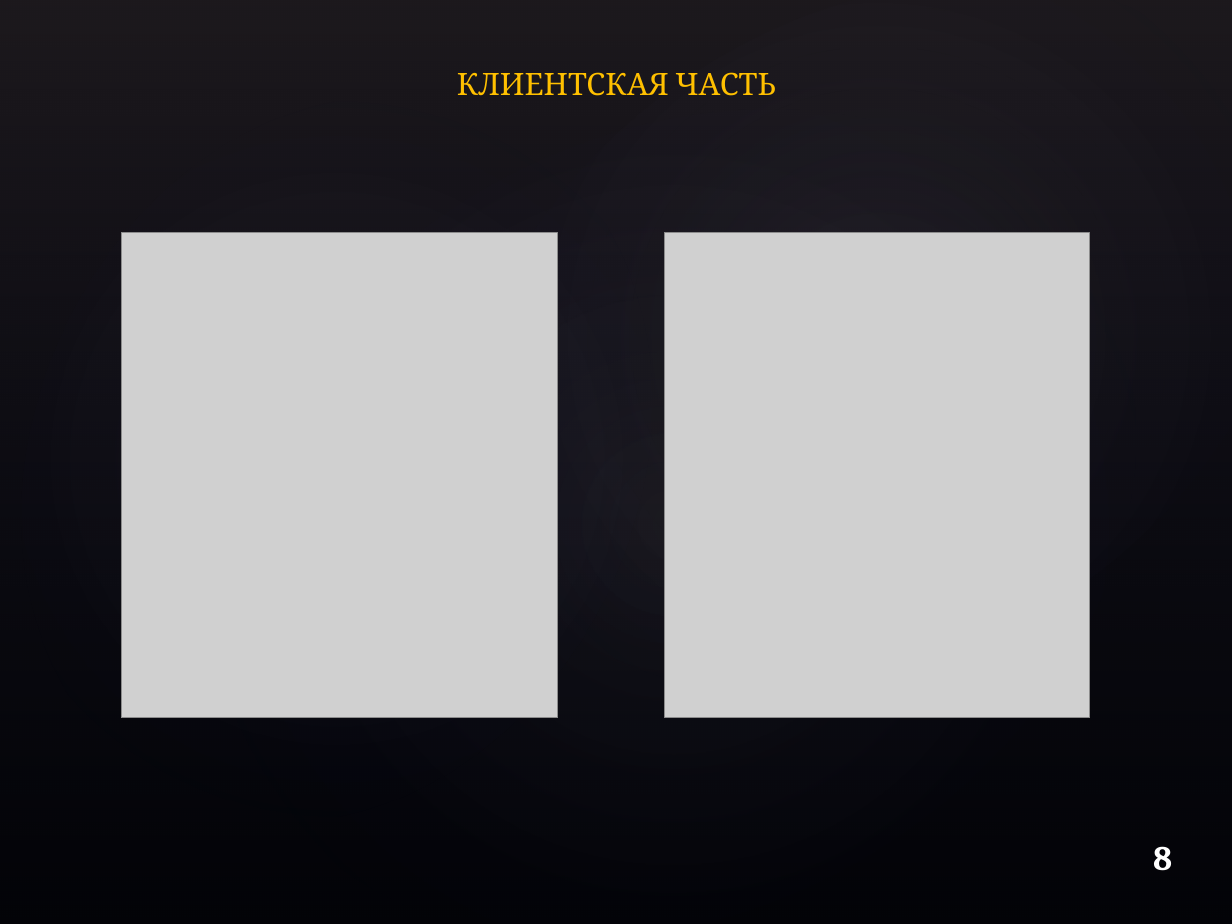
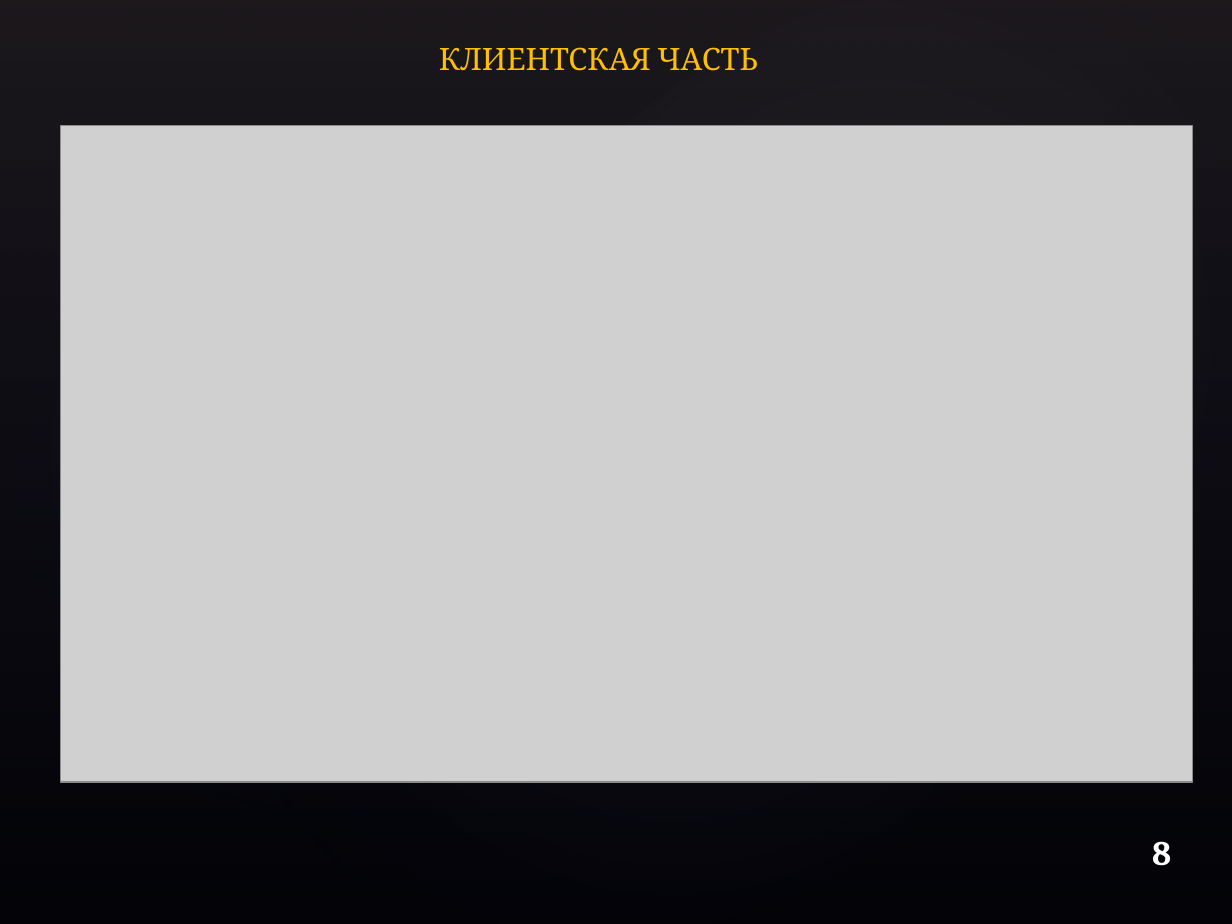
Before and after one commit to TTmaxiTT/VP, a slide deck: slide 8 of Смирнов М.Л. курсовой проект по ВП на тему 'Риэлтерское агентство'/Смирнов М. Л. курсовой проект по ВП на тему 'Риэлтерское агентство'.pptx. Drawn at 1232x924 pixels with LibreOffice and Linux fonts; fonts in the diff are those of the drawing; grey boxes stand for pictures; background and template pictures are left out. Boxes give left, top, right and bottom in pixels: in the first picture for what was removed or moved away, otherwise in the second. Text is boxed around its words. In the diff, an @@ line names an element or a change of style, - is before the commit and + after.

```diff
--- a/Смирнов М.Л. курсовой проект по ВП на тему 'Риэлтерское агентство'/Смирнов М. Л. курсовой проект по ВП на тему 'Риэлтерское агентство'.pptx
+++ b/Смирнов М.Л. курсовой проект по ВП на тему 'Риэлтерское агентство'/Смирнов М. Л. курсовой проект по ВП на тему 'Риэлтерское агентство'.pptx
@@ text "КЛИЕНТСКАЯ ЧАСТЬ": place and size @@
-text "КЛИЕНТСКАЯ ЧАСТЬ" at [457,72,776,96]
+text "КЛИЕНТСКАЯ ЧАСТЬ" at [439,47,758,71]
@@ picture added at [60,126,1193,782] @@
@@ picture removed at [121,233,557,718] @@
@@ picture removed at [664,233,1089,718] @@
@@ text "8": place and size @@
-text "8" at [1153,846,1172,871]
+text "8" at [1152,841,1171,866]
```
Also in this commit, not shown: 9 other slides changed, 4 slides added, 2 slides removed, 1 other file.
